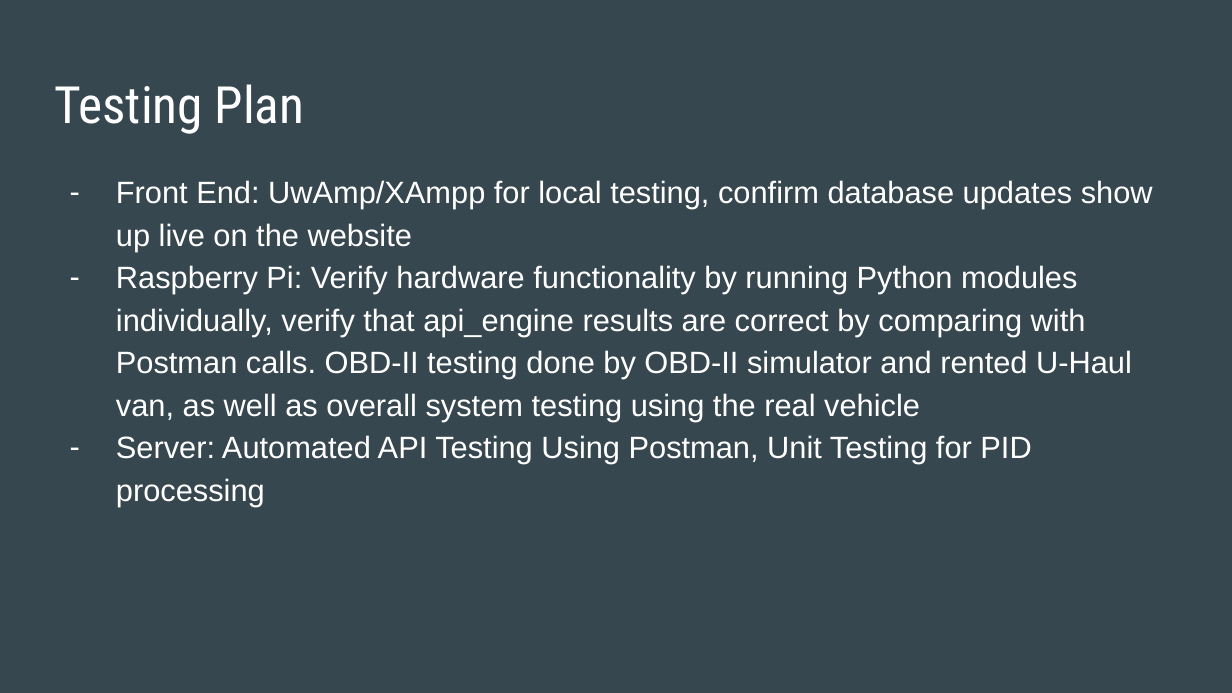
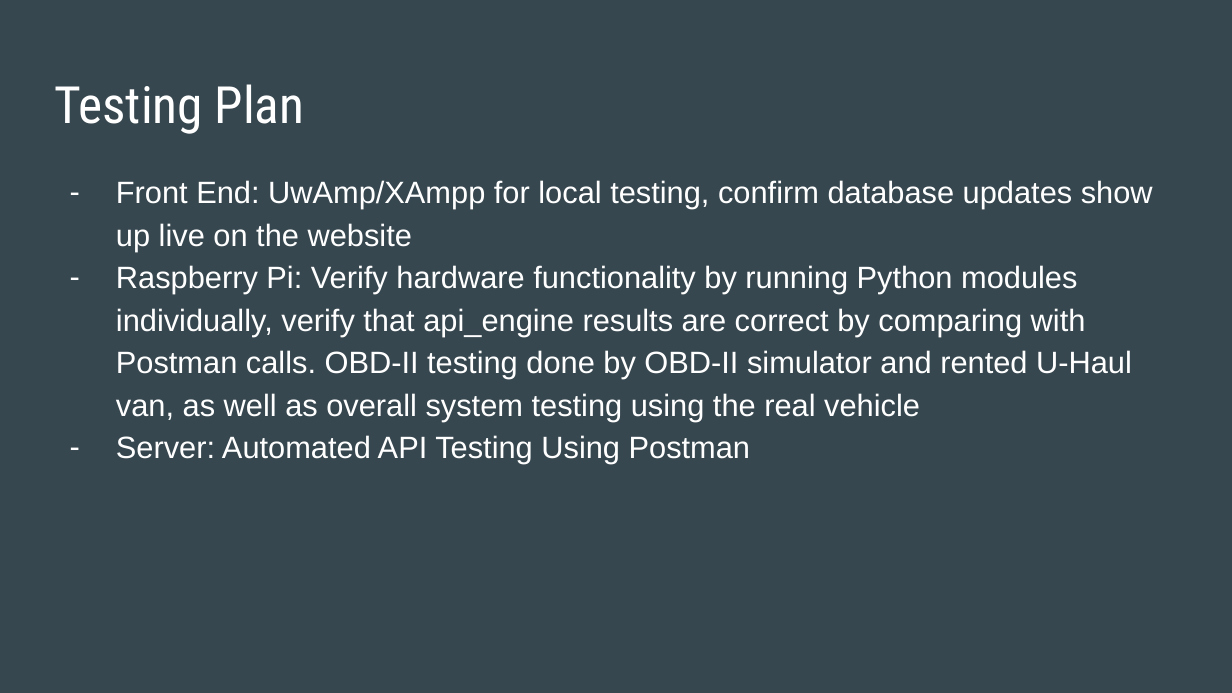
Before and after one commit to lbenothmane/FleetManagement, a slide deck: slide 15 of www/docs/sdmay18-18 492 Panel Presentation.pptx. Drawn at 1232x693 pixels with LibreOffice and Linux fonts; fonts in the diff are those of the drawing. Boxes give left, top, right and bottom in pixels: in the first picture for what was removed or moved away, otherwise in the second. Text is boxed around its words. In the diff, an @@ line names an element or a change of style, - is before the commit and + after.

Commit message:
Update powerpoint slides

```diff
--- a/www/docs/sdmay18-18 492 Panel Presentation.pptx
+++ b/www/docs/sdmay18-18 492 Panel Presentation.pptx
@@ text at box(116, 435, 750, 464): text changed @@
-– Server: Automated API Testing Using Postman, Unit Testing for PID processing
+– Server: Automated API Testing Using Postman
```
Also in this commit, not shown: 1 other file.
